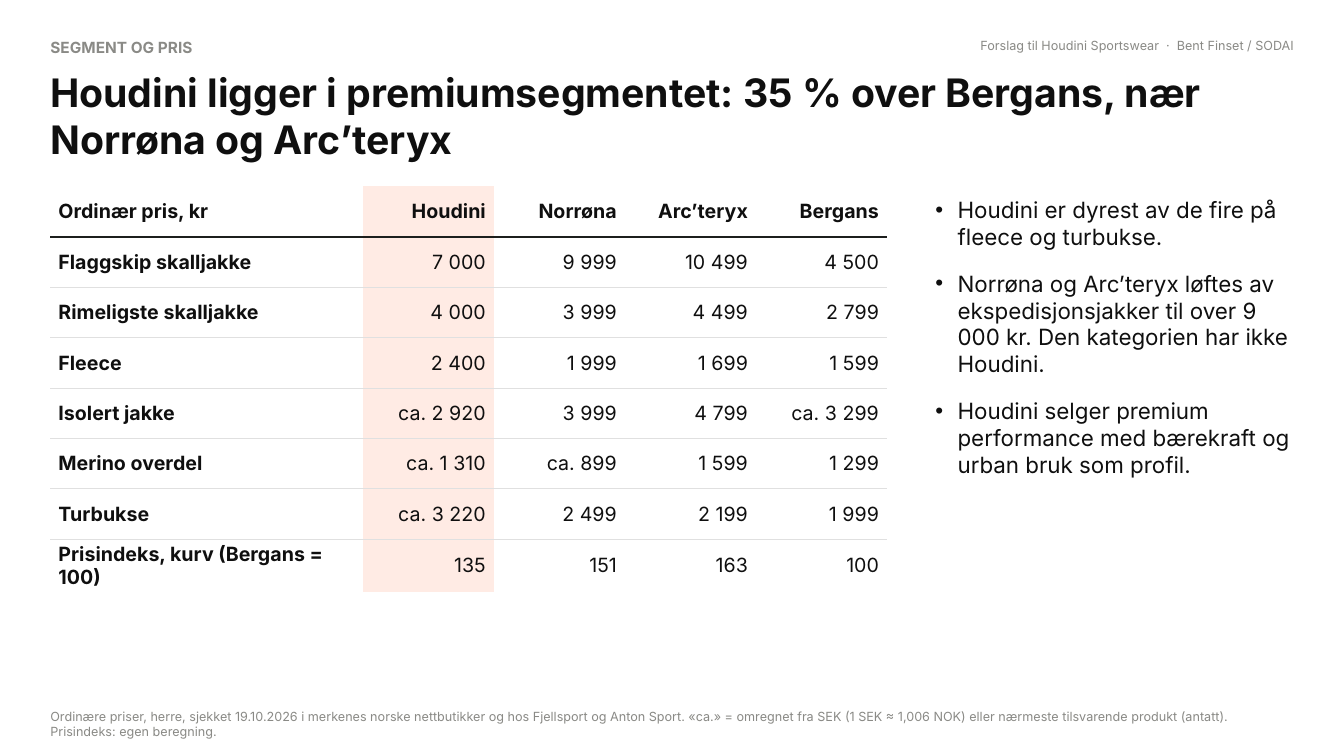
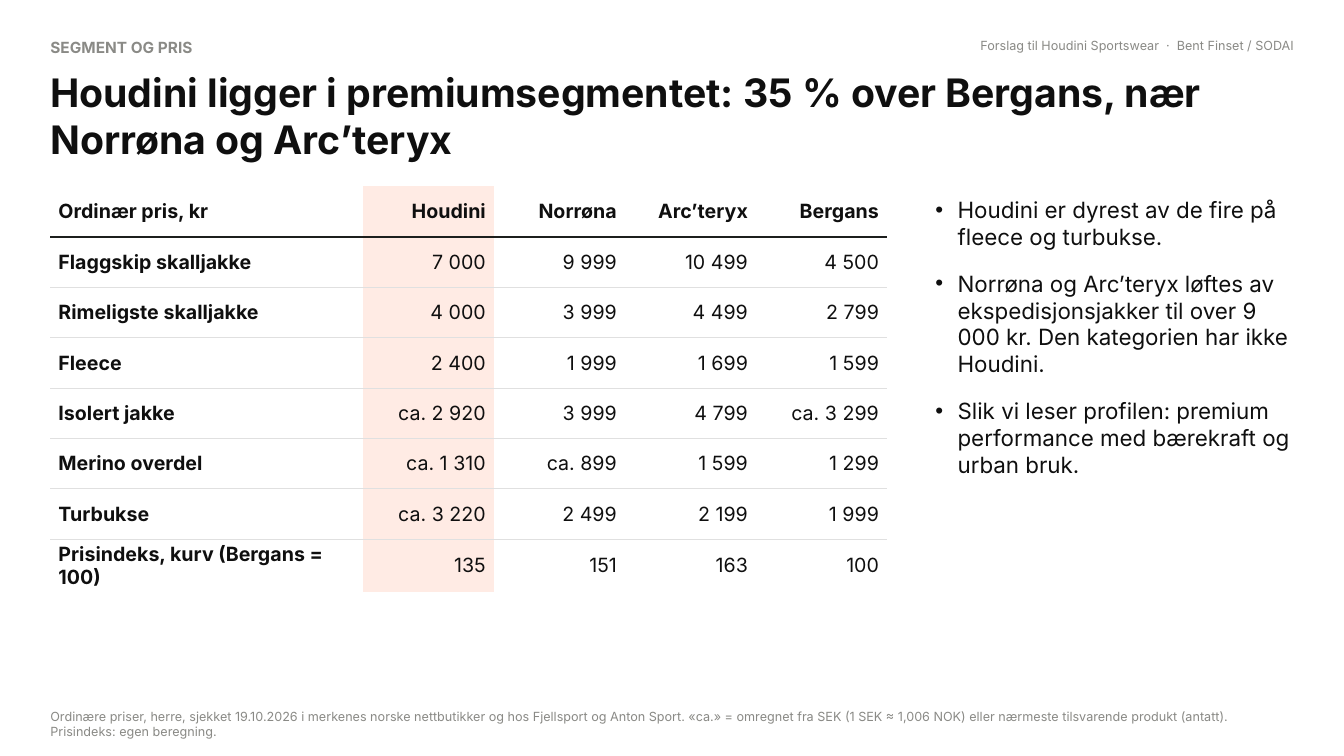
Before and after one commit to bent-commits/finset-trading, a slide deck: slide 3 of analyser/houdini/Houdini_i_Norge.pptx. Drawn at 1344x756 pixels with LibreOffice and Linux fonts; fonts in the diff are those of the drawing. Boxes give left, top, right and bottom in pixels: in the first picture for what was removed or moved away, otherwise in the second. Text is boxed around its words. In the diff, an @@ line names an element or a change of style, - is before the commit and + after.

```diff
--- a/analyser/houdini/Houdini_i_Norge.pptx
+++ b/analyser/houdini/Houdini_i_Norge.pptx
@@ text at (958, 402, 1289, 474): text changed @@
-• Houdini selger premium performance med bærekraft og urban bruk som profil.
+• Slik vi leser profilen: premium performance med bærekraft og urban bruk.
```
Also in this commit, not shown: 9 other slides changed, 1 slide added, 2 other files.
